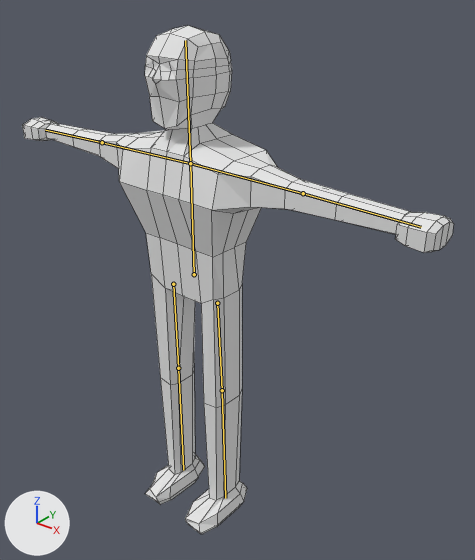
An edit to the Blender file Assets/Models/SubjectB.blend, drawn before and after from the same camera.
One viewpoint serves both versions: a 50 mm camera at (5.22, -5.57, 2.86) aimed at (0.57, 0.24, -0.74). The lights are fixed; the arrows at lower left show +X, +Y and +Z. The bones that bend it are drawn over the model as lines. Mesh edges are drawn as thin lines.

Objects in the first picture: 'Subject'.
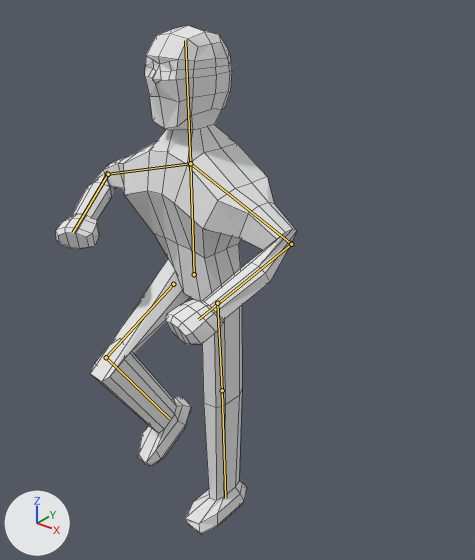
The newer file adds an action. The first version stands in its rest pose; the second is drawn at frame 5 of the action 'Walk'.

What the commit changed:
Bone 'Bone.001' (bone_bone_001) turns from (0, 0, 0) to (-21, -1, 0) degrees about its own x, y and z.
Bone 'Bone.002' (bone_bone_002) turns from (0, 0, 0) to (-27, 22, -102) degrees about its own x, y and z.
Bone 'Bone.004' (bone_bone_004) turns from (0, 0, 0) to (-15, -1, 0) degrees about its own x, y and z.
Bone 'Bone.005' (bone_bone_005) turns from (0, 0, 0) to (23, -17, -122) degrees about its own x, y and z.
Bone 'Bone.008' (bone_bone_008) turns from (0, 0, 0) to (-67, 0, 0) degrees about its own x, y and z.
Bone 'Bone.009' (bone_bone_009) turns from (0, 0, 0) to (100, -1, 0) degrees about its own x, y and z.

What differs and where, as boxes [x1, y1, x2, y2] in the pictures (475 x 560 px):
'Subject', posed (44% narrower)
    before: [22, 26, 454, 534]
    after: [56, 26, 297, 534]
bone 'Bone.001', root to tip
    before: (190, 163) to (303, 193)
    after: (190, 163) to (291, 244)
bone 'Bone.002', root to tip
    before: (303, 193) to (421, 227)
    after: (291, 244) to (198, 319)
bone 'Bone.004', root to tip
    before: (190, 163) to (102, 142)
    after: (190, 163) to (108, 174)
bone 'Bone.005', root to tip
    before: (102, 142) to (45, 130)
    after: (108, 174) to (73, 232)
bone 'Bone.008', root to tip
    before: (173, 284) to (178, 368)
    after: (173, 284) to (106, 357)
bone 'Bone.009', root to tip
    before: (178, 368) to (183, 470)
    after: (106, 357) to (170, 419)
